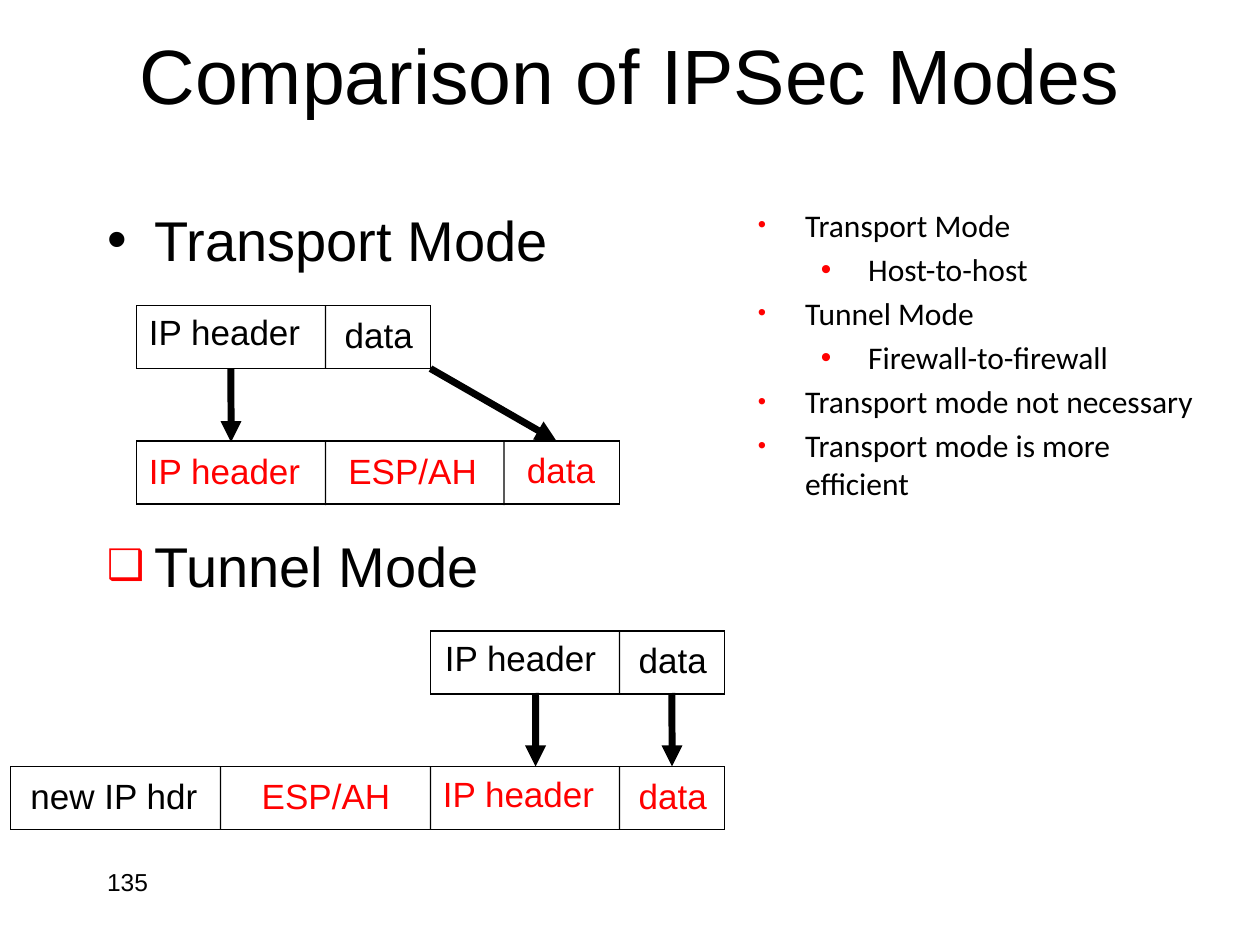
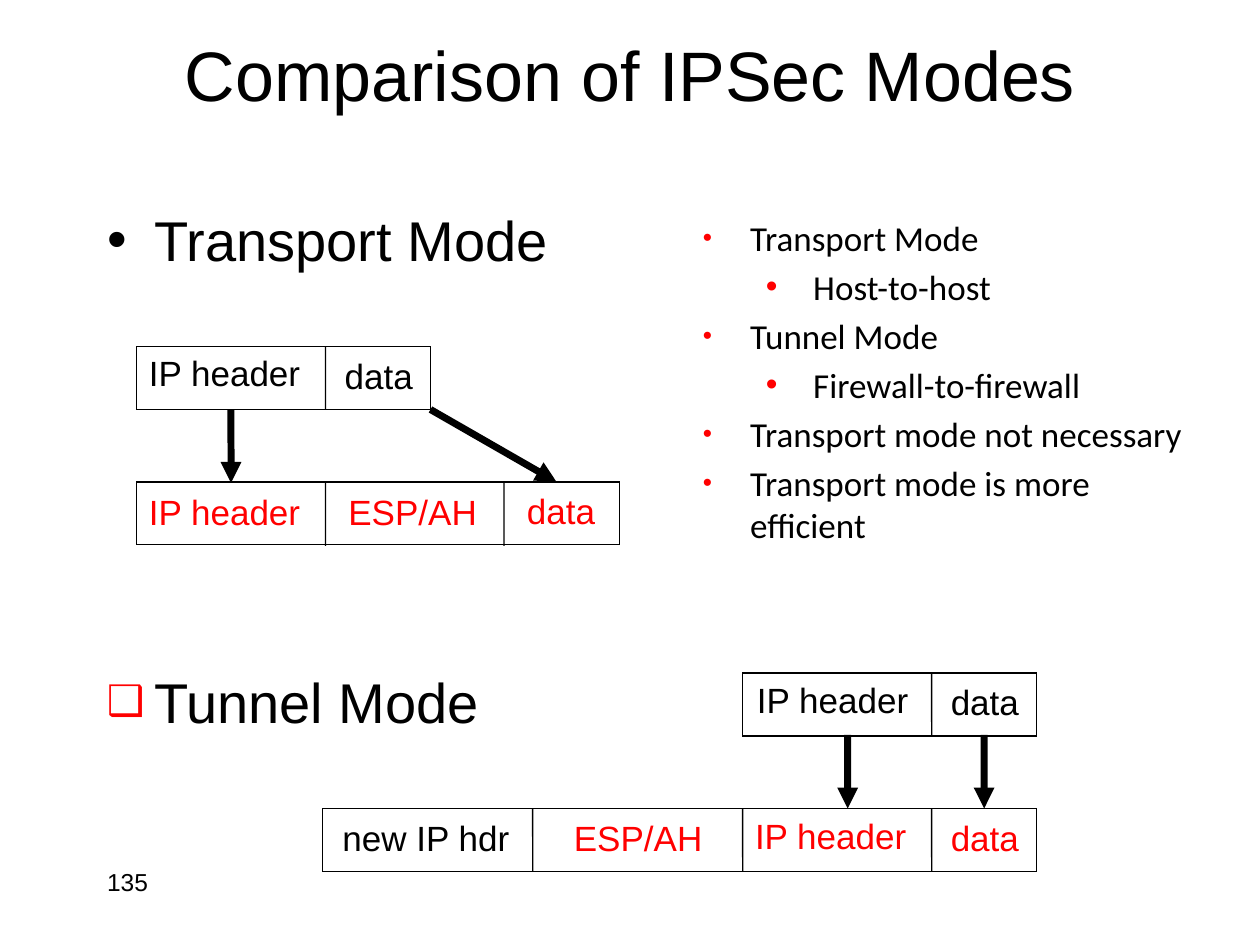
Before and after one commit to jlmucb/class_notes, a slide deck: slide 135 of BerkeleyClass/CS290Spring2013/Lectures/Cryptoclass9.pptx. Drawn at 1260x945 pixels with LibreOffice and Linux fonts; fonts in the diff are those of the drawing. Boxes give left, top, right and bottom in pixels: in the first picture for what was removed or moved away, otherwise in the second. Text is boxed around its words. In the diff, an @@ line names an element or a change of style, - is before the commit and + after.

```diff
--- a/BerkeleyClass/CS290Spring2013/Lectures/Cryptoclass9.pptx
+++ b/BerkeleyClass/CS290Spring2013/Lectures/Cryptoclass9.pptx
@@ title "Comparison of IPSec Modes" at <box>185,50,1075,114</box>: size 44 to 40 pt @@
@@ text "Transport Mode": place and size @@
-text "Transport Mode" at <box>805,215,1192,496</box>
+text "Transport Mode" at <box>750,226,1181,539</box>
@@ text "Transport Mode" at <box>750,226,1181,539</box>: size 18 to 20 pt @@
@@ 5 texts, 3 lines, 2 rectangles, 2 arrows: place and size @@
-5 texts, 3 lines, 2 rectangles, 2 arrows at <box>136,306,619,505</box>
+5 texts, 3 lines, 2 rectangles, 2 arrows at <box>136,346,619,546</box>
@@ text "Tunnel Mode": place and size @@
-text "Tunnel Mode" at <box>154,546,479,588</box>
+text "Tunnel Mode" at <box>154,682,479,724</box>
@@ 2 arrows, 1 text, 1 rectangle, 1 line: place and size @@
-2 arrows, 1 text, 1 rectangle, 1 line at <box>30,631,724,810</box>
+2 arrows, 1 text, 1 rectangle, 1 line at <box>342,673,1036,852</box>
@@ rectangle: place and size @@
-rectangle at <box>10,766,724,829</box>
+rectangle at <box>323,809,1037,872</box>
@@ line moved from (220, 766) - (220, 829) to (533, 809) - (533, 872) @@
@@ 2 lines, 1 text: place and size @@
-2 lines, 1 text at <box>431,766,620,829</box>
+2 lines, 1 text at <box>742,809,931,872</box>
@@ 4 texts: place and size @@
-4 texts at <box>262,645,707,810</box>
+4 texts at <box>574,687,1019,852</box>
```
Also in this commit, not shown: 86 other slides changed, 1 other file.
